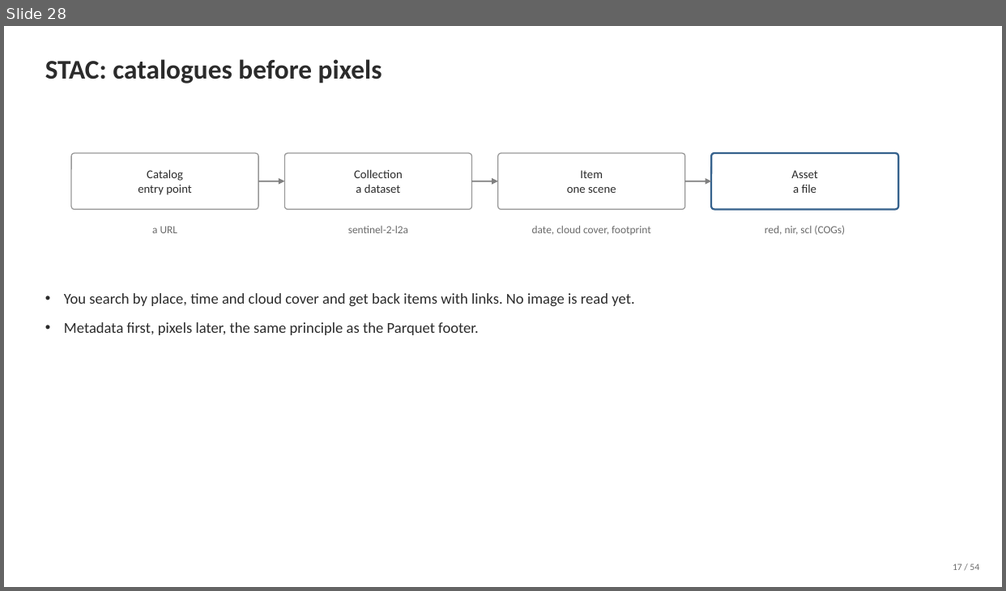
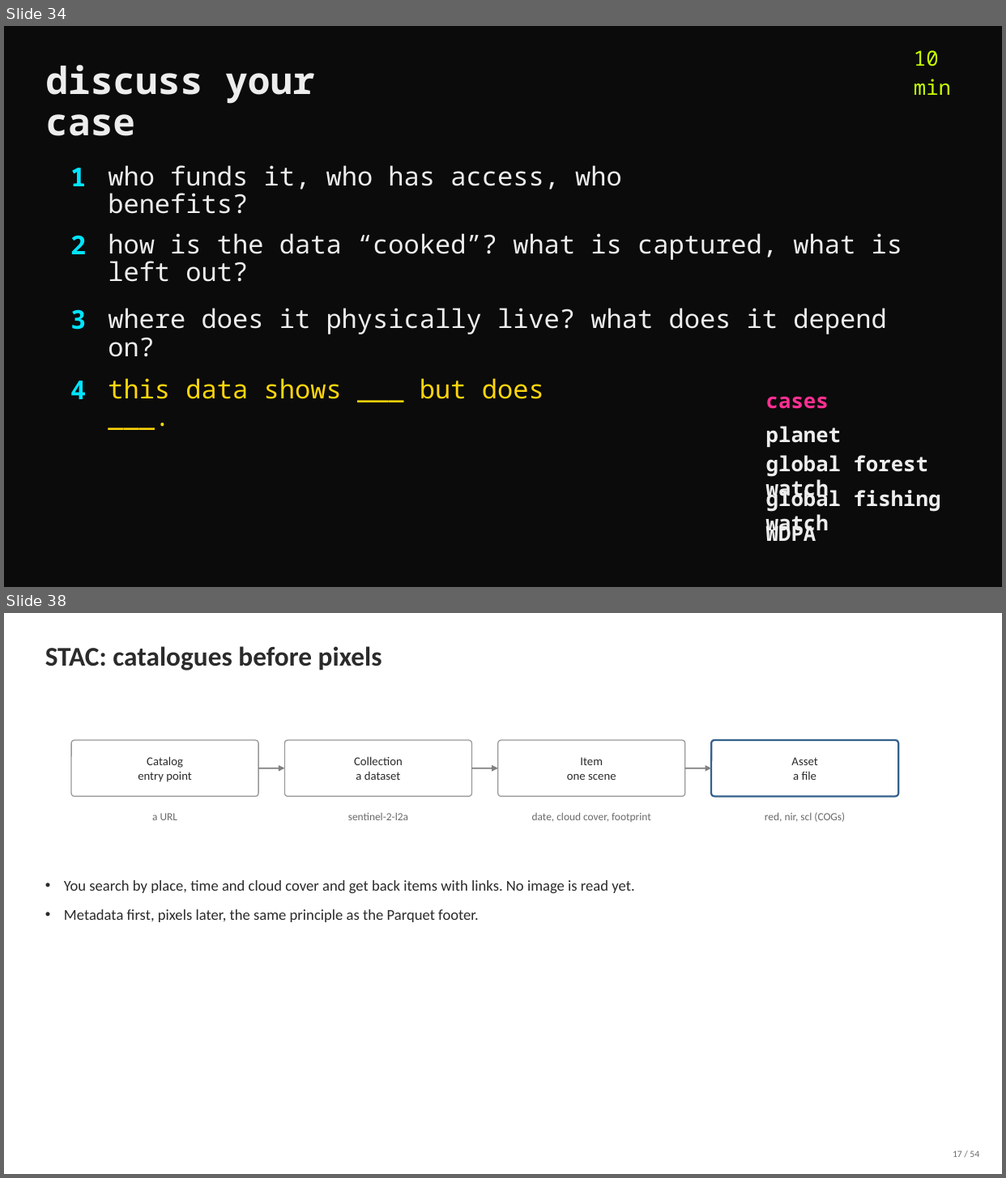
Before and after one commit to milliechapman/dsep, a slide deck: dsep2.pptx. Shown one above the other, each under a label of ours: slide 28 before the commit, slides 34 and 38 after it; the slides between them are not shown. The pictures are 1006x591 and 1006x1178 pixels, drawn with LibreOffice and Linux fonts; fonts in the diff are those of the drawing. Boxes give left, top, right and bottom in pixels: in the first picture for what was removed or moved away, otherwise in the second. Text is boxed around its words. In the diff, an @@ line names an element or a change of style, - is before the commit and + after.

```diff
--- a/dsep2.pptx
+++ b/dsep2.pptx
@@ slide 34 added at bbox=[4, 26, 1002, 587], background #0B0B0B @@
@@ text added at bbox=[45, 65, 315, 136], 36 pt, text #EDEDED, bold @@
+discuss your case
@@ text added at bbox=[914, 50, 951, 95], 20 pt, text #C6FF00 @@
+10 min
@@ text added at bbox=[70, 168, 86, 186], 25 pt, text #00E5FF, bold @@
+1
@@ text added at bbox=[108, 165, 622, 214], 25 pt, text #EDEDED @@
+who funds it, who has access, who benefits?
@@ text added at bbox=[70, 235, 86, 254], 25 pt, text #00E5FF, bold @@
+2
@@ text added at bbox=[108, 233, 903, 282], 25 pt, text #EDEDED @@
+how is the data “cooked”? what is captured, what is left out?
@@ text added at bbox=[70, 310, 86, 330], 25 pt, text #00E5FF, bold @@
+3
@@ text added at bbox=[108, 308, 886, 335], 25 pt, text #EDEDED @@
+where does it physically live? what does it depend on?
@@ text added at bbox=[70, 381, 86, 399], 25 pt, text #00E5FF, bold @@
+4
@@ text added at bbox=[108, 378, 544, 399], 25 pt, text #FFD60A @@
+this data shows ___ but does ___.
@@ text added at bbox=[766, 396, 829, 409], 20 pt, text #FF2F92, bold @@
+cases
@@ text added at bbox=[766, 426, 841, 447], 20 pt, text #EDEDED, bold @@
+planet
@@ text added at bbox=[766, 455, 928, 501], 20 pt, text #EDEDED, bold @@
+global forest watch
@@ text added at bbox=[766, 487, 941, 536], 20 pt, text #EDEDED, bold @@
+global fishing watch
@@ text added at bbox=[766, 522, 816, 541], 20 pt, text #EDEDED, bold @@
+WDPA
@@ what was slide 28 is now slide 38 @@
```
Also in this commit, not shown: 14 slides changed, 11 other slides added, 2 slides removed, 6 other files.
